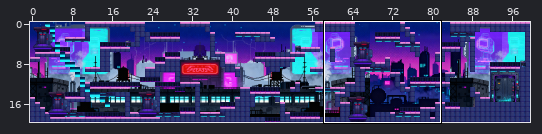
One commit to this Tiled map (JSON): assets/maps/map.tmj. Above, an overview of the earlier version with the close-up marked.
Close-up. Before:
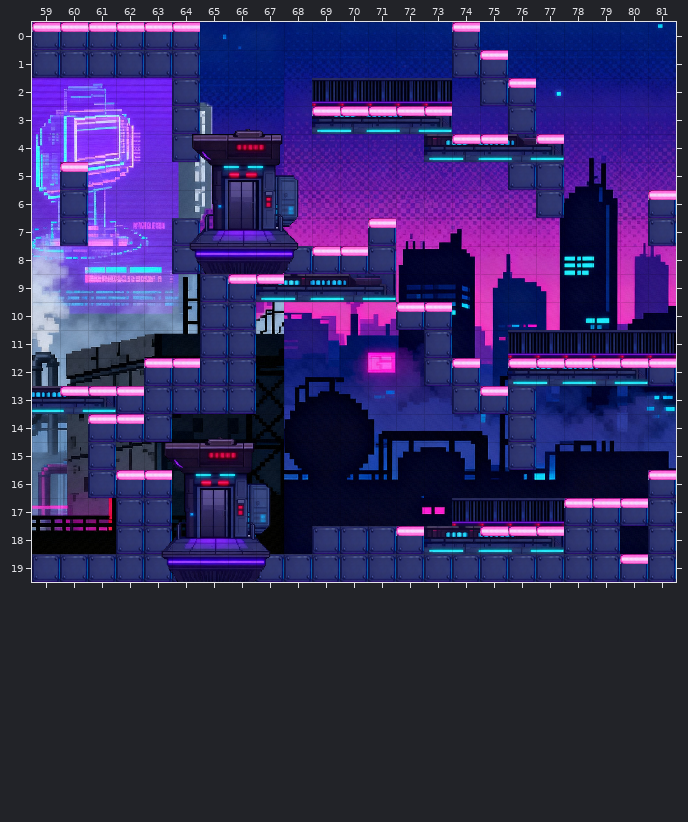
Cells are 32x32 px. Shown: x 59..81, y 0..19. The commit also changed other parts of the map, which this record leaves out.
The result:
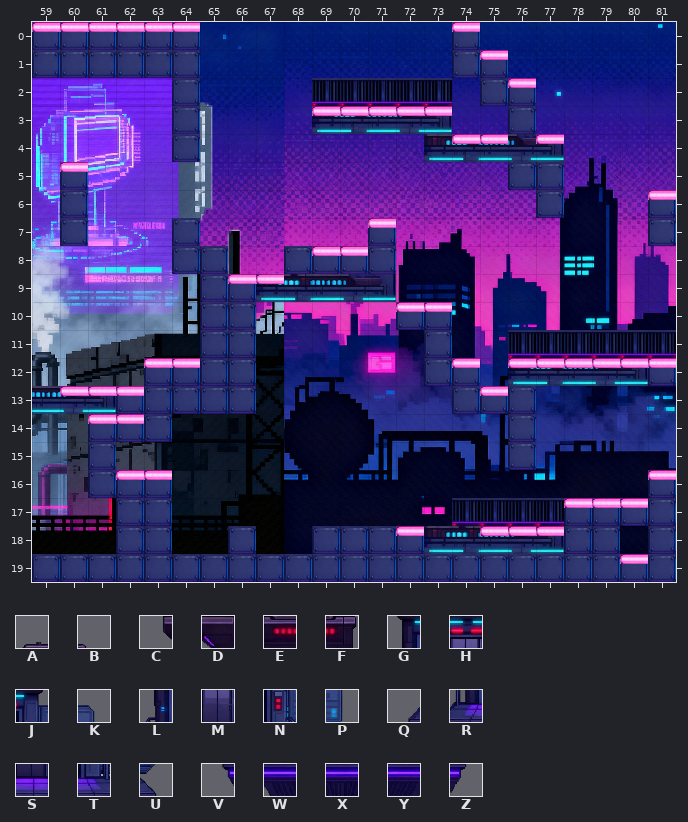
Key: from "tilesetv1": A 836, B 837, C 866, D 867, E 868, F 869, G 899, H 900, J 901, K 902, L 931, M 932, N 933, P 934, Q 962, R 963, S 964, T 965, U 966, V 994, W 995, X 996, Y 997, Z 998.
_ is an empty cell.
The exact change:
{"where": "layer \"neonsroses\""}
{"y":3,"x":66,"old":"AB","new":"__"}
{"y":4,"x":64,"old":"CDEF","new":"____"}
{"y":5,"x":65,"old":"GHJK","new":"____"}
{"y":6,"x":65,"old":"LMNP","new":"____"}
{"y":7,"x":64,"old":"QRSTU","new":"_____"}
{"y":8,"x":64,"old":"VWXYZ","new":"_____"}
{"where": "layer \"ascenseur\" (removed)"}
{"y":14,"x":65,"old":"AB","new":"__"}
{"y":15,"x":63,"old":"CDEF","new":"____"}
{"y":16,"x":64,"old":"GHJK","new":"____"}
{"y":17,"x":64,"old":"LMNP","new":"____"}
{"y":18,"x":63,"old":"QRSTU","new":"_____"}
{"y":19,"x":63,"old":"VWXYZ","new":"_____"}
{"label":"removed","picture_box":[189,129,299,274]}
{"label":"removed","picture_box":[161,437,271,582]}
